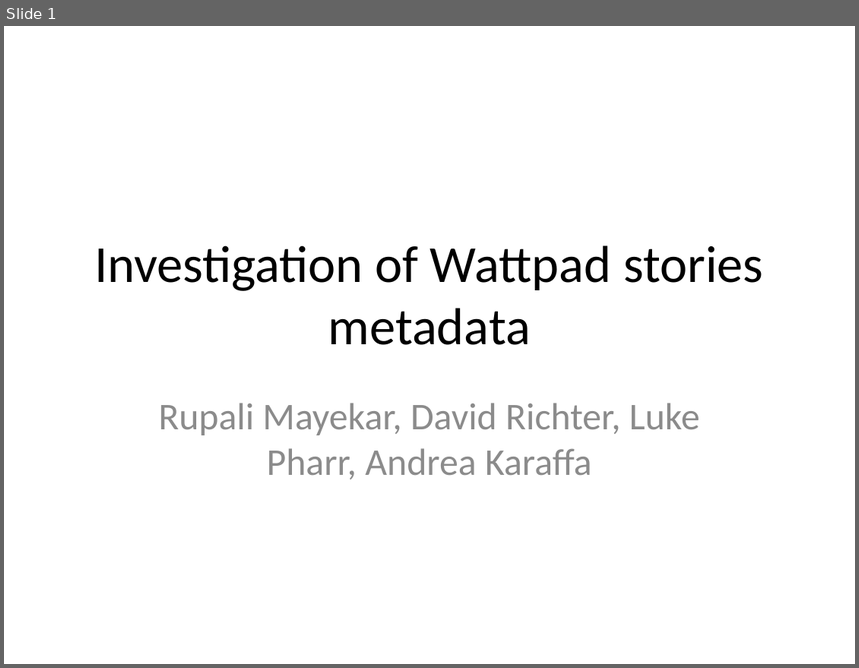
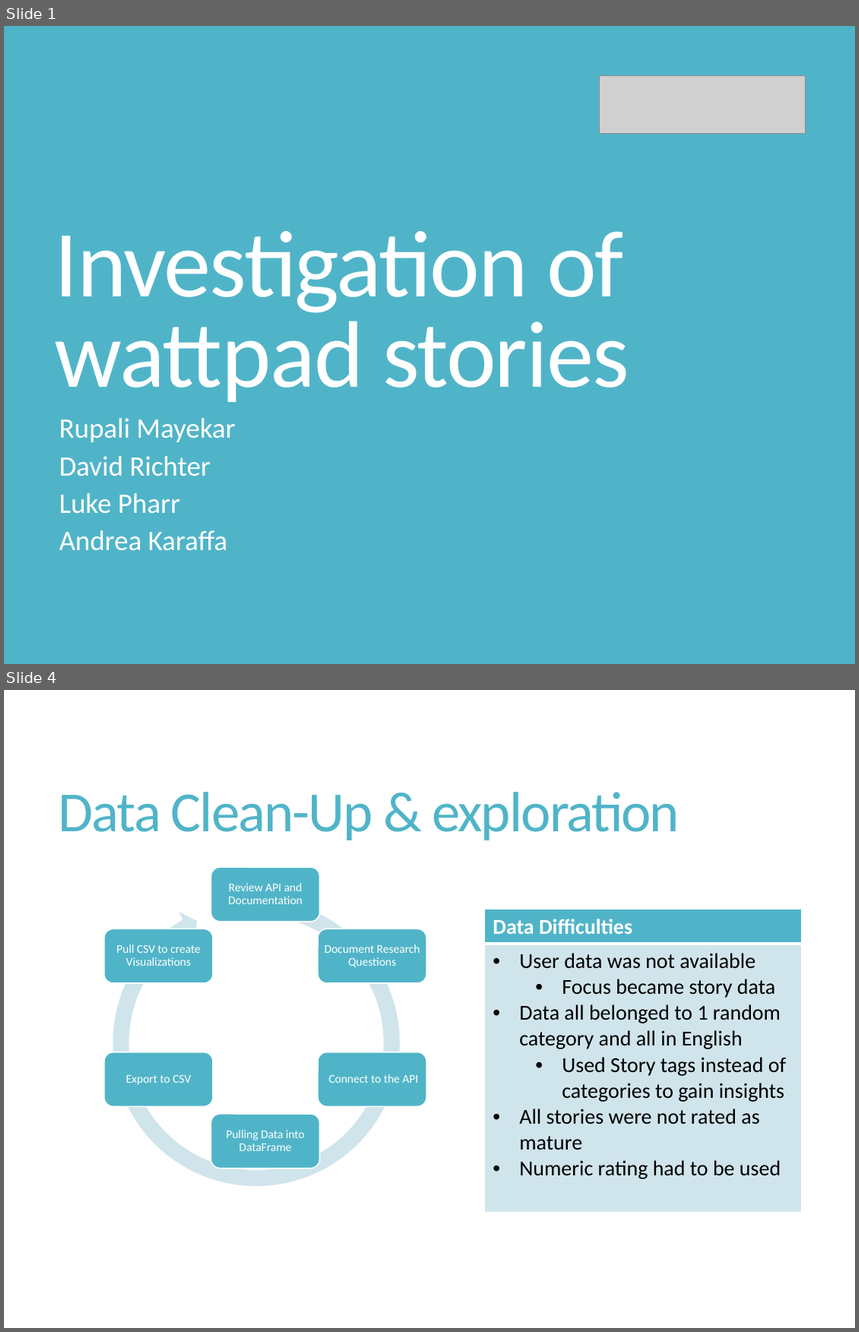
Before and after one commit to rupalimayekar/ProjectWattpad, a slide deck: WattpadPrez.pptx. Shown one above the other, each under a label of ours: slide 1 before the commit, slides 1 and 4 after it; the slides between them are not shown. The pictures are 859x668 and 859x1332 pixels, drawn with LibreOffice and Linux fonts; fonts in the diff are those of the drawing; grey boxes stand for pictures. Boxes give left, top, right and bottom in pixels: in the first picture for what was removed or moved away, otherwise in the second. Text is boxed around its words. In the diff, an @@ line names an element or a change of style, - is before the commit and + after.

Commit message:
updated presentation& added rating barplot

```diff
--- a/WattpadPrez.pptx
+++ b/WattpadPrez.pptx
@@ slide 4 added at [4,690,855,1328], background #FFFFFF @@
@@ title added at [59,792,680,840], 48 pt, text #50B4C8 @@
+Data Clean-Up & exploration
@@ table added at [484,910,801,1208], 2 rows, 1 columns @@
+Data Difficulties
+User data was not available / Focus became story data / Data all belonged to 1 random category and all in English / Used Story tags instead of categories to gain insights / All stories were not rated as mature / Numeric rating had to be used
@@ group added at [104,867,427,1195]: 6 rounded rectangles, 6 texts, 1 circular arrow @@
+Review API and Documentation
+Document Research Questions
+Connect to the API
+Pulling Data into DataFrame
+Export to CSV
+Pull CSV to create Visualizations
@@ slide 1 changed as well @@
@@ background #FFFFFF to #50B4C8 @@
@@ picture added at [600,76,806,134] @@
@@ title "Investigation of wattpad stories" at [55,231,629,402]: vertical alignment middle to bottom @@
@@ title at [55,231,629,402]: text changed; size 44 to 80 pt; text colour #000000 to #FFFFFF @@
-Investigation of Wattpad stories metadata
+Investigation of wattpad stories
@@ subtitle at [59,418,235,551]: text changed; size 32 to 23.8 pt; text colour #8C8C8C to #FFFFFF @@
-Rupali Mayekar, David Richter, Luke Pharr, Andrea Karaffa
+Rupali Mayekar
+David Richter
+Luke Pharr
+Andrea Karaffa
```
Also in this commit, not shown: 10 other slides added, 9 other files.
